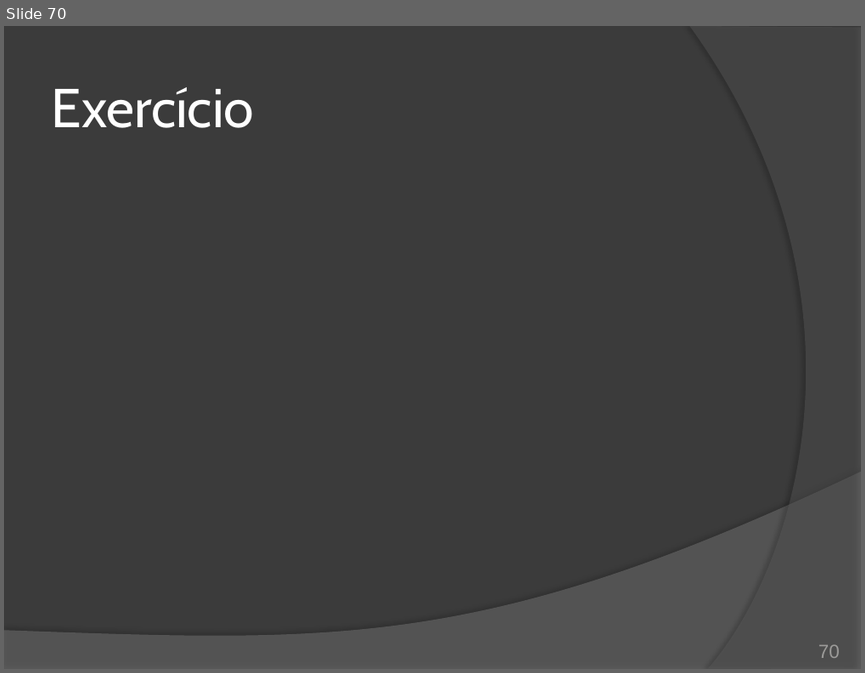
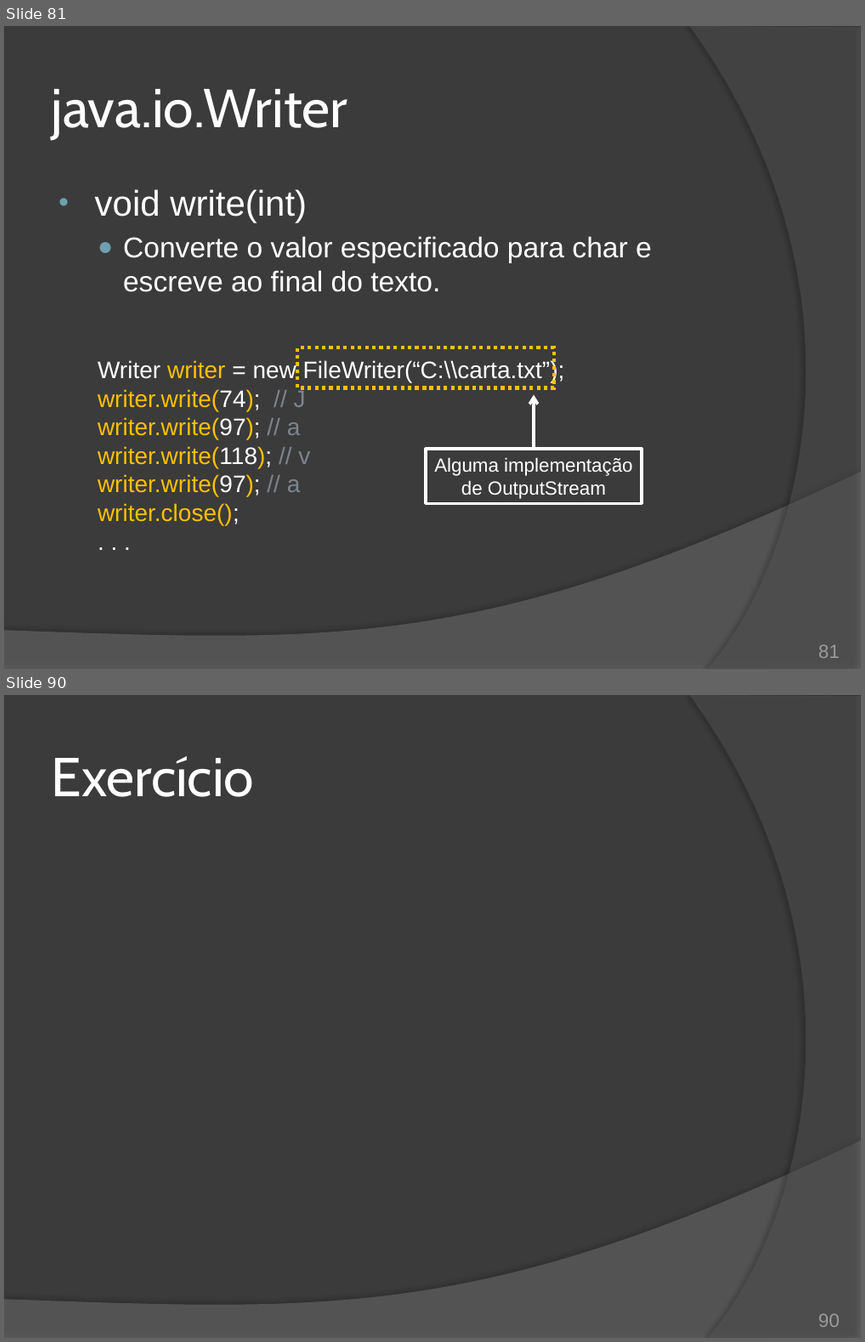
Before and after one commit to duchesqui/slzvieira-training, a slide deck: 2-Java-Programmer-Modulo-II/16.Capitulo10.pptx. Shown one above the other, each under a label of ours: slide 70 before the commit, slides 81 and 90 after it; the slides between them are not shown. The pictures are 865x673 and 865x1342 pixels, drawn with LibreOffice and Linux fonts; fonts in the diff are those of the drawing. Boxes give left, top, right and bottom in pixels: in the first picture for what was removed or moved away, otherwise in the second. Text is boxed around its words. In the diff, an @@ line names an element or a change of style, - is before the commit and + after.

Commit message:
Fechamento do caítulo 10: Java IO. Agora só falta o último exercício.

```diff
--- a/2-Java-Programmer-Modulo-II/16.Capitulo10.pptx
+++ b/2-Java-Programmer-Modulo-II/16.Capitulo10.pptx
@@ slide 81 added at [4,26,861,669], background #3B3B3B; not listed: 2 template elements that a slide beside it also shows @@
@@ title added at [51,89,347,139], 46 pt, text #FFFFFF @@
+java.io.Writer
@@ text added at [95,189,652,525], 20 pt, text #FFFFFF @@
+• void write(int)
+  ● Converte o valor especificado para char e escreve ao final do texto.
+  Writer writer = new FileWriter(“C:\\carta.txt”);
+  writer.write(74); // J
+  writer.write(97); // a
+  writer.write(118); // v
+  writer.write(97); // a
+  writer.close();
+  . . .
@@ rectangle added at [298,347,554,387], outline #FFC000 3 pt dashed @@
@@ arrow added from (534, 448) to (534, 394), #FFFFFF 2.5 pt @@
@@ rectangle added at [426,448,642,503], outline #FFFFFF 2.25 pt, 16 pt, text #FFFFFF @@
+Alguma implementação de OutputStream
@@ page number added at [818,644,840,658], 16 pt, text #9D9B9A @@
+81
@@ what was slide 70 is now slide 90 @@
@@ page number at [818,1313,840,1327]: text changed @@
-70
+90
```
Also in this commit, not shown: 6 slides changed, 23 other slides added, 4 slides removed, 5 other files.
